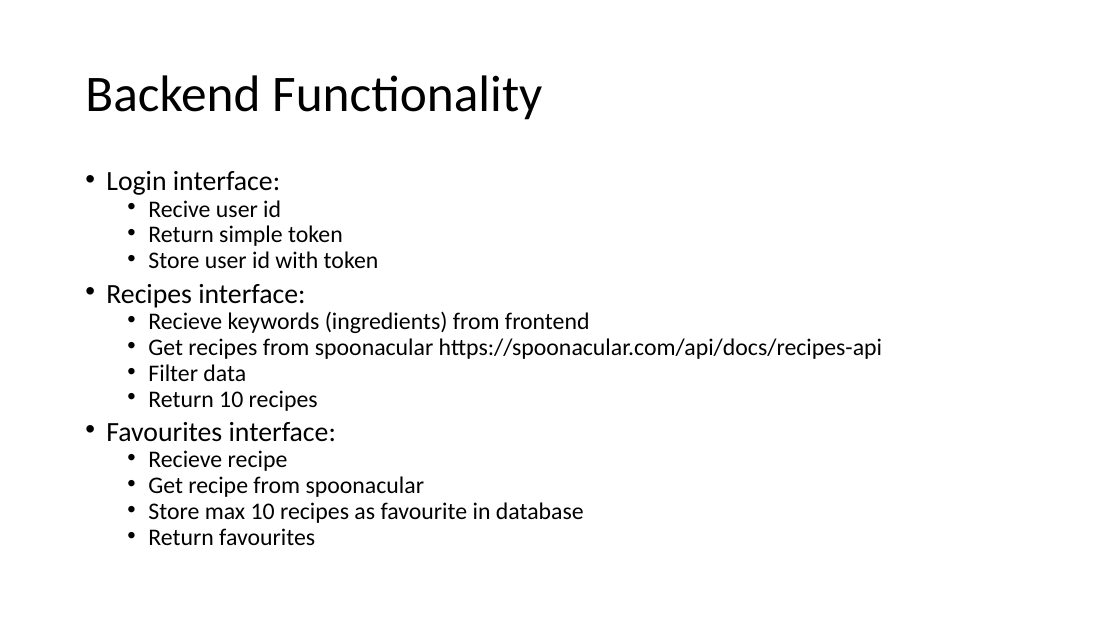
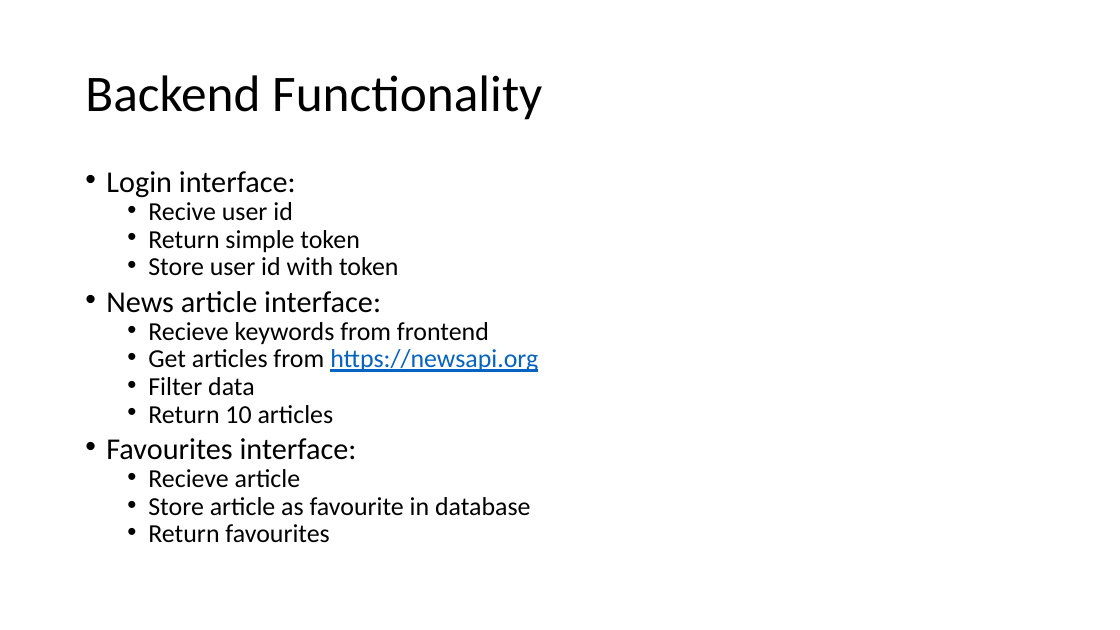
Before and after one commit to axelmotyka/node-react-workshop, a slide deck: slide 4 of Campusweek2.pptx. Drawn at 1120x630 pixels with LibreOffice and Linux fonts; fonts in the diff are those of the drawing. Boxes give left, top, right and bottom in pixels: in the first picture for what was removed or moved away, otherwise in the second. Text is boxed around its words. In the diff, an @@ line names an element or a change of style, - is before the commit and + after.

Commit message:
Updated powerpoint - replaced spoonacular with newsapi.org

```diff
--- a/Campusweek2.pptx
+++ b/Campusweek2.pptx
@@ text at (106,171,398,543): size 23.8 to 25.9 pt in "Login interface:", "Favourites interface:"; size 20.4 to 22.2 pt in "Recive user id", "Return simple token", "Store user id with token", "Filter data" and 1 more places @@
@@ text at (106,291,538,372): text changed; size 20.4 to 22.2 pt @@
-• Recipes interface:
-  • Recieve keywords (ingredients) from frontend
-  • Get recipes from spoonacular https://spoonacular.com/api/docs/recipes-api
+• News article interface:
+  • Recieve keywords from frontend
+  • Get articles from https://newsapi.org
@@ text at (148,405,334,423): text changed; size 20.4 to 22.2 pt @@
-  • Return 10 recipes
+  • Return 10 articles
@@ text at (148,469,531,516): text changed; size 20.4 to 22.2 pt @@
-  • Recieve recipe
-  • Get recipe from spoonacular
-  • Store max 10 recipes as favourite in database
+  • Recieve article
+  • Store article as favourite in database
```
Also in this commit, not shown: 4 other slides changed.
